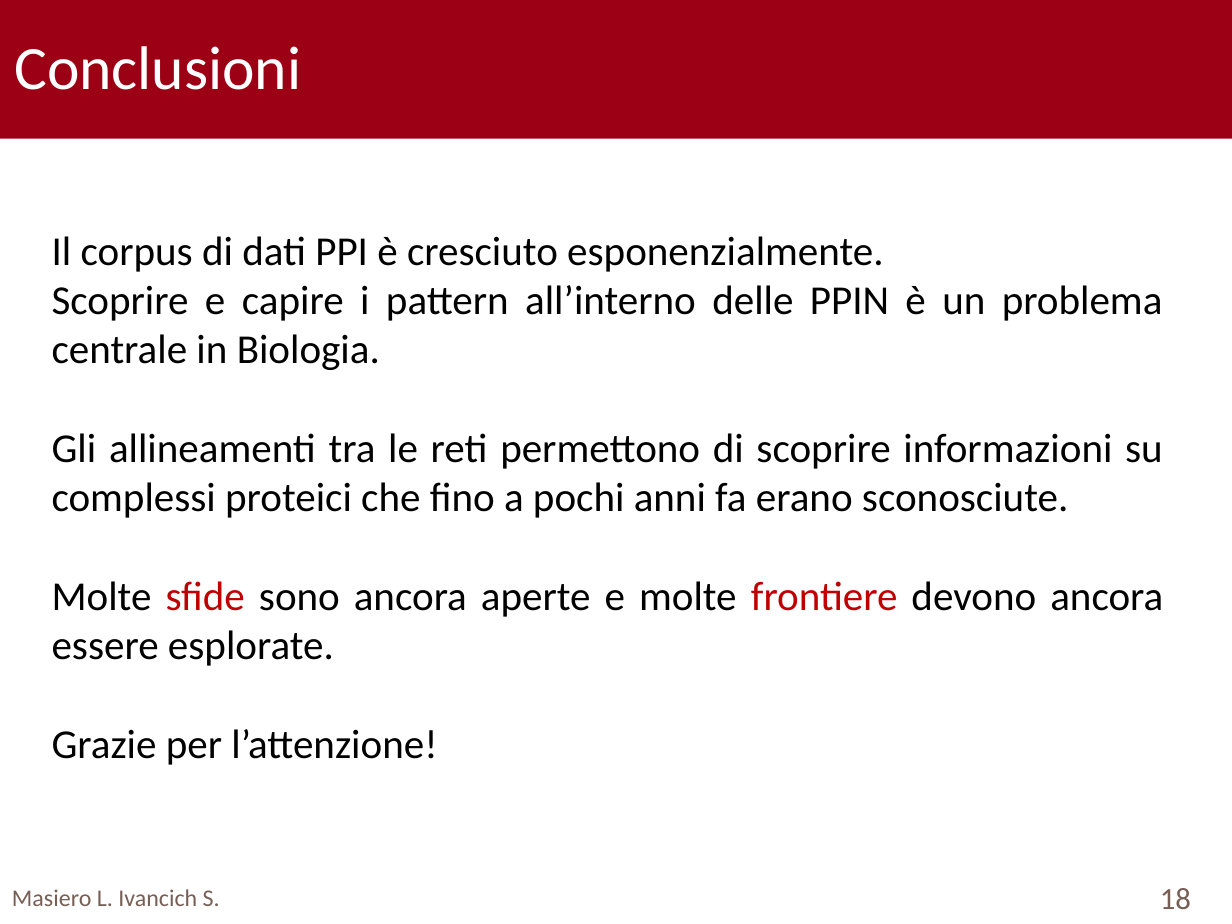
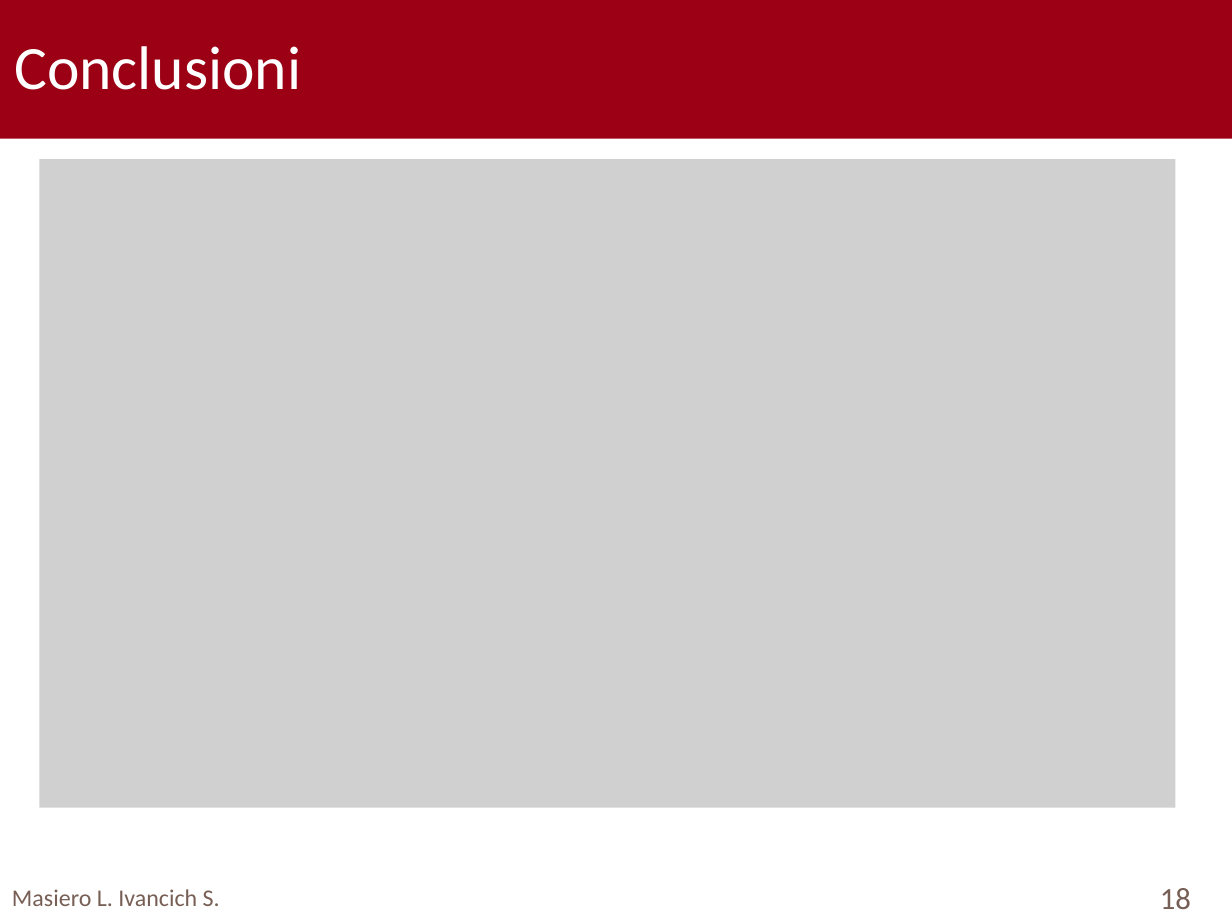
Before and after one commit to TyllanDrake/NetworkAlignment, a slide deck: slide 18 of Presentation/Presentation.pptx. Drawn at 1232x924 pixels with LibreOffice and Linux fonts; fonts in the diff are those of the drawing; grey boxes stand for pictures; background and template pictures are left out. Boxes give left, top, right and bottom in pixels: in the first picture for what was removed or moved away, otherwise in the second. Text is boxed around its words. In the diff, an @@ line names an element or a change of style, - is before the commit and + after.

```diff
--- a/Presentation/Presentation.pptx
+++ b/Presentation/Presentation.pptx
@@ picture added at [39,159,1175,807] @@
@@ text removed at [52,236,1163,765] @@
-Il corpus di dati PPI è cresciuto esponenzialmente.
-Scoprire e capire i pattern all’interno delle PPIN è un problema centrale in Biologia.
-Gli allineamenti tra le reti permettono di scoprire informazioni su complessi proteici che fino a pochi anni fa erano sconosciute.
-Molte sfide sono ancora aperte e molte frontiere devono ancora essere esplorate.
-Grazie per l’attenzione!
```
Also in this commit, not shown: 2 other slides changed, 3 other files.
